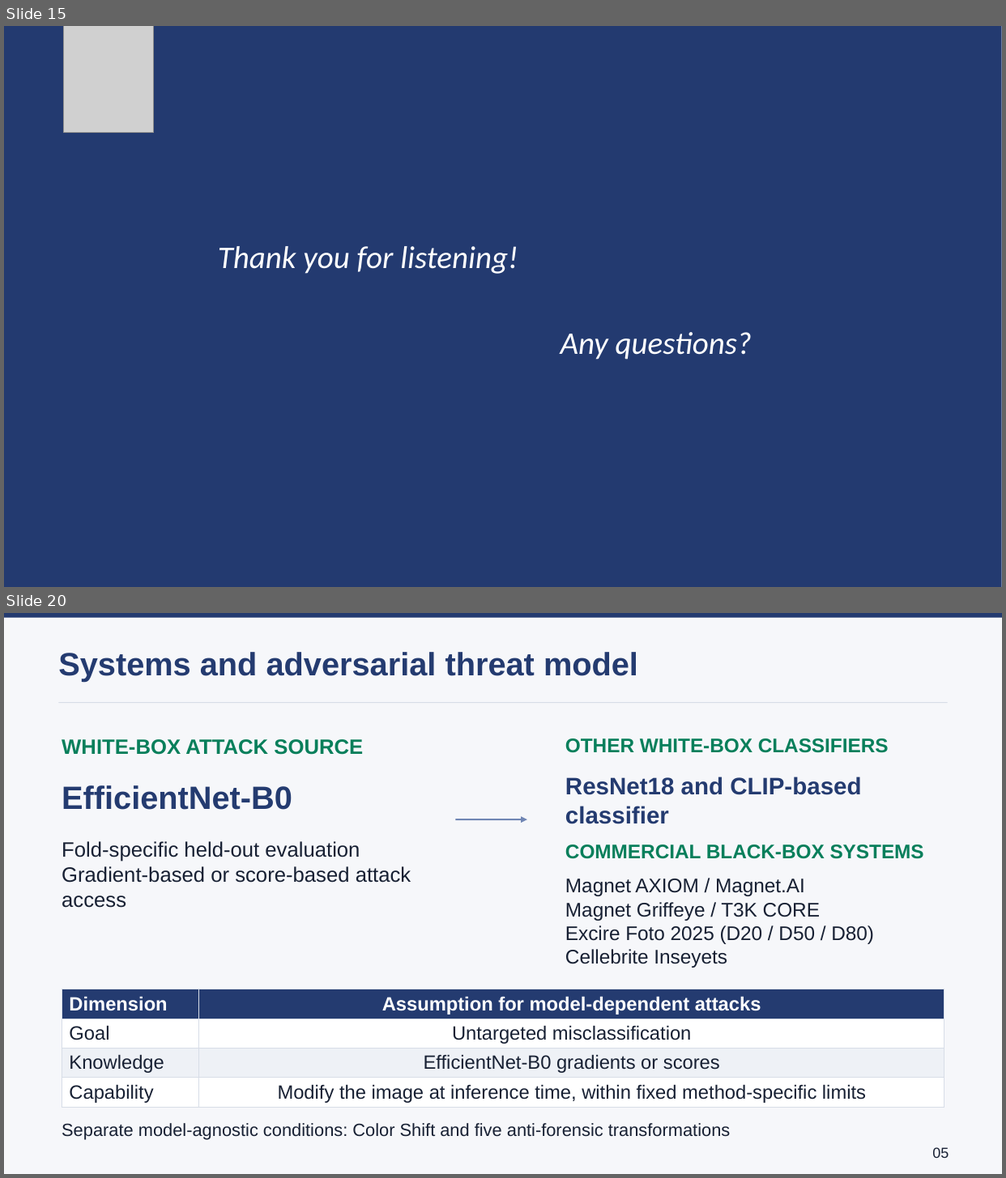
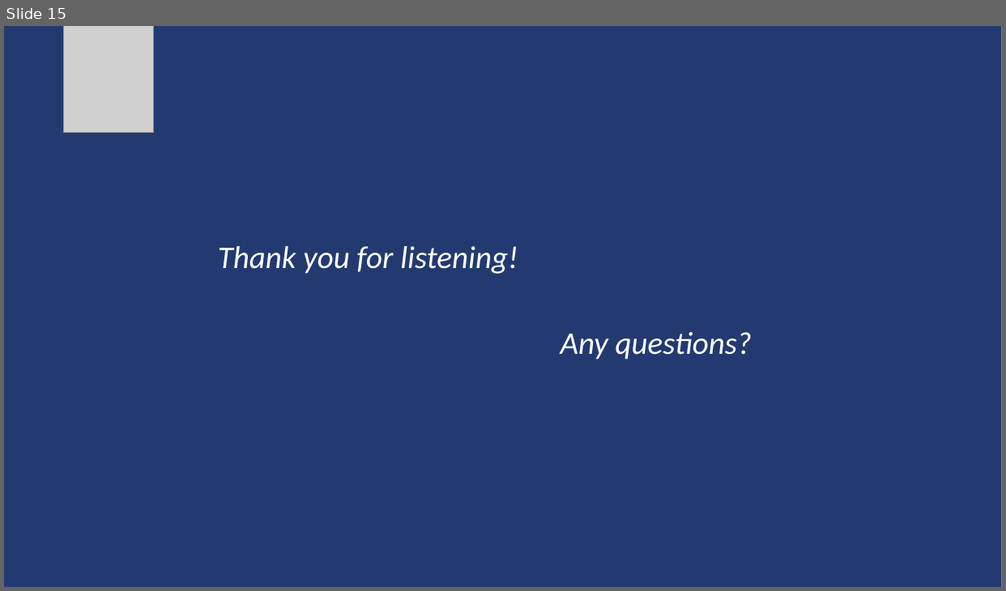
Before and after one commit to lmolinario/Molinario_Thesis_Defense_2026, a slide deck: Molinario_Thesis_Defense_2026.pptx. Shown one above the other, each under a label of ours: slides 15 and 20 before the commit, slide 15 after it; the slides between them are not shown. The pictures are 1006x1178 and 1006x591 pixels, drawn with LibreOffice and Linux fonts; fonts in the diff are those of the drawing; grey boxes stand for pictures. Boxes give left, top, right and bottom in pixels: in the first picture for what was removed or moved away, otherwise in the second. Text is boxed around its words. In the diff, an @@ line names an element or a change of style, - is before the commit and + after.

Commit message:
end

```diff
--- a/Molinario_Thesis_Defense_2026.pptx
+++ b/Molinario_Thesis_Defense_2026.pptx
@@ slide 20 removed at (x1=4, y1=613, x2=1002, y2=1174), background #F6F7FA @@
@@ rectangle removed at (x1=4, y1=613, x2=1002, y2=618) @@
@@ text removed at (x1=58, y1=652, x2=638, y2=681) @@
-Systems and adversarial threat model
@@ line removed from (58, 703) to (948, 703) @@
@@ text removed at (x1=62, y1=739, x2=363, y2=755) @@
-WHITE-BOX ATTACK SOURCE
@@ text removed at (x1=565, y1=739, x2=889, y2=753) @@
-OTHER WHITE-BOX CLASSIFIERS
@@ text removed at (x1=565, y1=777, x2=861, y2=824) @@
-ResNet18 and CLIP-based classifier
@@ text removed at (x1=62, y1=786, x2=292, y2=810) @@
-EfficientNet-B0
@@ arrow removed from (455, 820) to (527, 820) @@
@@ text removed at (x1=62, y1=841, x2=411, y2=908) @@
-Fold-specific held-out evaluation
-Gradient-based or score-based attack access
@@ text removed at (x1=565, y1=845, x2=924, y2=859) @@
-COMMERCIAL BLACK-BOX SYSTEMS
@@ text removed at (x1=565, y1=879, x2=874, y2=968) @@
-Magnet AXIOM / Magnet.AI
-Magnet Griffeye / T3K CORE
-Excire Foto 2025 (D20 / D50 / D80)
-Cellebrite Inseyets
@@ table removed at (x1=62, y1=990, x2=944, y2=1112), 4 rows, 2 columns @@
-Dimension | Assumption for model-dependent attacks
-Goal | Untargeted misclassification
-Knowledge | EfficientNet-B0 gradients or scores
-Capability | Modify the image at inference time, within fixed method-specific limits
@@ text removed at (x1=62, y1=1123, x2=730, y2=1140) @@
-Separate model-agnostic conditions: Color Shift and five anti-forensic transformations
@@ text removed at (x1=932, y1=1148, x2=948, y2=1158) @@
-05
```
Also in this commit, not shown: 12 other slides removed.
